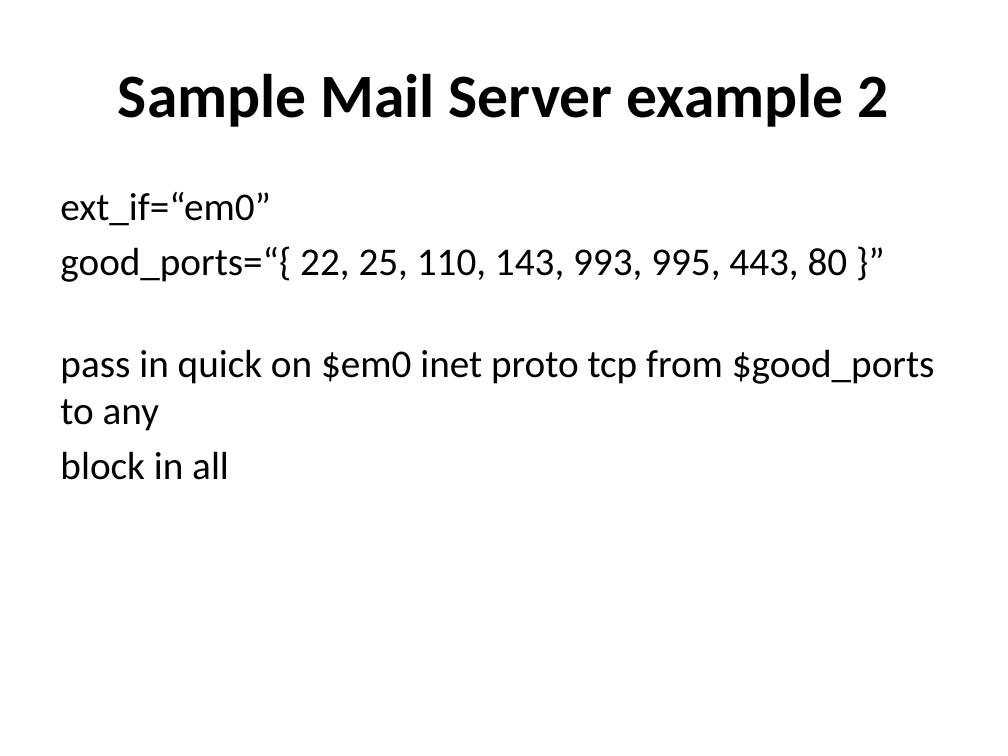
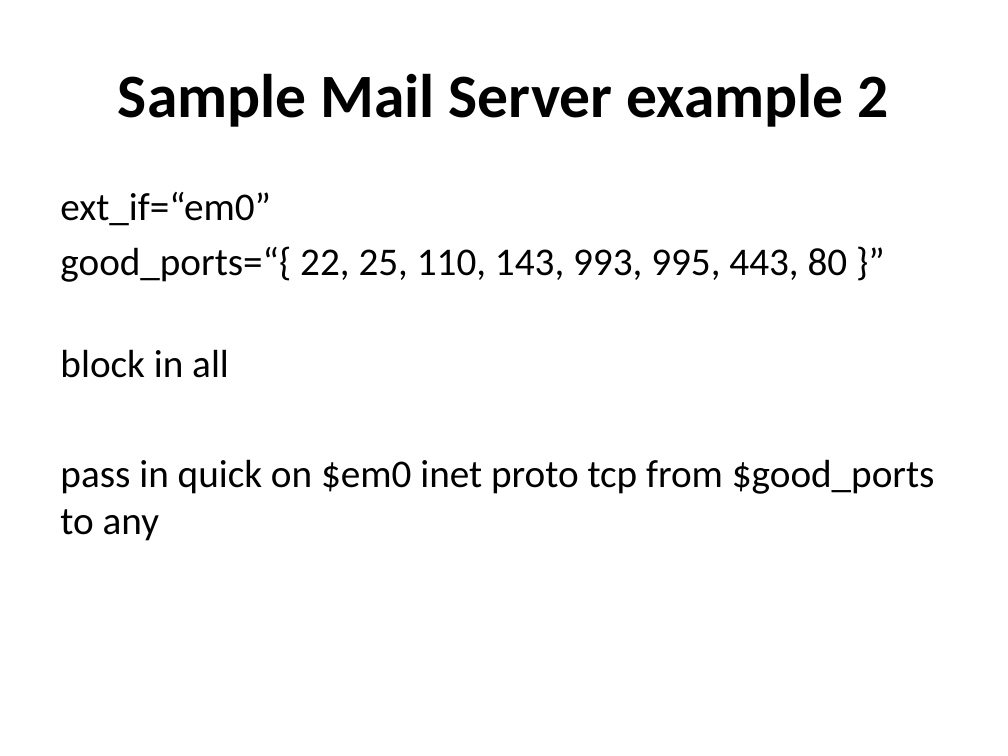
Before and after one commit to afnog/sse, a slide deck: slide 29 of firewalls/Firewalling in FreeBSD-v1.pptx. Drawn at 1008x756 pixels with LibreOffice and Linux fonts; fonts in the diff are those of the drawing. Boxes give left, top, right and bottom in pixels: in the first picture for what was removed or moved away, otherwise in the second. Text is boxed around its words. In the diff, an @@ line names an element or a change of style, - is before the commit and + after.

```diff
--- a/firewalls/Firewalling in FreeBSD-v1.pptx
+++ b/firewalls/Firewalling in FreeBSD-v1.pptx
@@ text at <box>60,349,229,378</box>: paragraph added @@
+block in all
@@ text at <box>60,451,229,480</box>: paragraph removed @@
-block in all
```
Also in this commit, not shown: 4 other slides changed.
